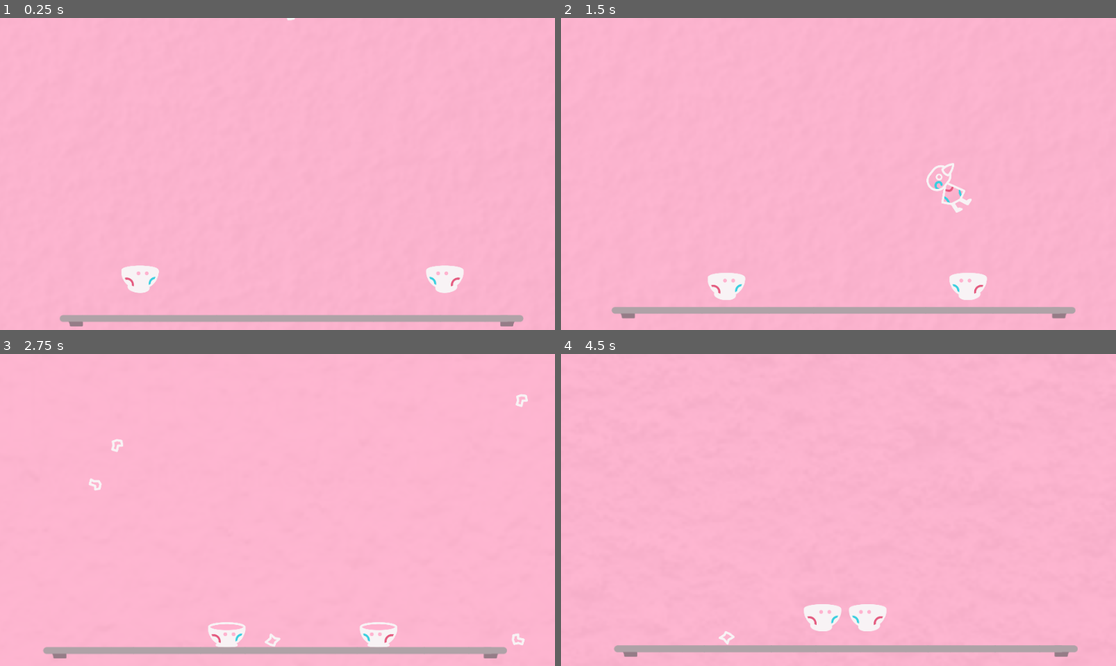
Above: before the commit, frames 1-4 (two rows, left to right).
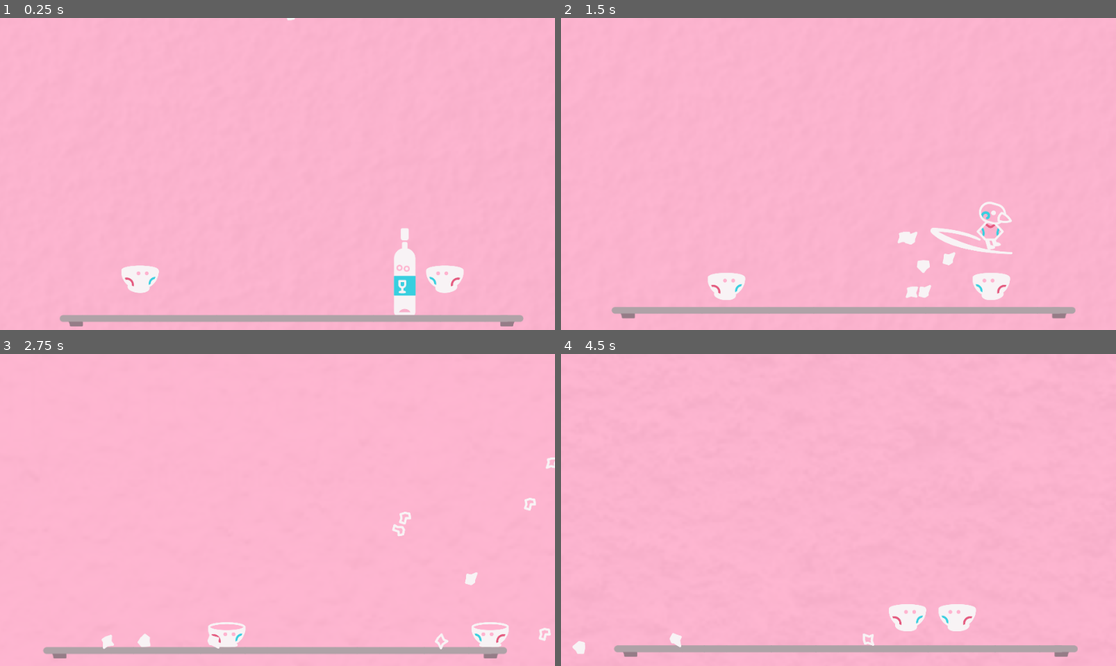
Above: after the commit, the same moments.

Repository: TrueNarwhak/Glassware
Game: Godot game, scene res://rooms/Controller.tscn
Same seed, same stepped clock (60 frames per second), same inputs: the game is played once before the commit and once after it.
Inputs (mouse positions are in pixels of both pictures, inside the frame that each line leads up to):
- Up to frame 1 (0.25 s): no input
- Up to frame 2 (1.5 s): tap Enter (ui_accept) at 0.5 s; move the mouse to (960, 158) at 0.52 s; hold D (move_right) from 0.53 s (still down); click (960, 158) at 0.6 s; tap Space (jump) at 0.77 s; move the mouse to (727, 189) at 1.27 s; click (727, 189) at 1.35 s
- Up to frame 3 (2.75 s): tap Space (jump) at 1.52 s; move the mouse to (333, 441) at 2.02 s; release D (move_right) at 2.03 s; hold A (move_left) from 2.03 s (still down); click (333, 441) at 2.1 s
- Up to frame 4 (4.5 s): move the mouse to (810, 572) at 2.77 s; release A (move_left) at 2.78 s; hold D (move_right) 2.78-4.28 s; click (810, 572) at 2.85 s; tap Space (jump) at 3.02, 3.77 s; move the mouse to (1005, 556) at 3.52 s; click (1005, 556) at 3.6 s; move the mouse to (672, 463) at 4.27 s; hold A (move_left) from 4.28 s (still down); click (672, 463) at 4.35 s

The runs differ from the first frame. In frame 1, 0.9% of the frame differs, in the area x 70-75%, y 67-96%; in frame 2, 2.1%, in the area x 60-82%, y 46-91%; in frame 3, 1.5%; in frame 4, 2.0%.

Commit message:
Clean up enemy code

Diff:
--- a/Glass Like/objects/foes/Champaign.gd
+++ b/Glass Like/objects/foes/Champaign.gd
@@ -16,6 +16,7 @@
 var motion = Vector2.ZERO
 var current_jump_distance = jump_distance
 
+onready var sprites = $KinematicBody2D/Sprites
 onready var body = $KinematicBody2D
 onready var bottle_sprite = $KinematicBody2D/Sprites/Bottle
 onready var label_sprite = $KinematicBody2D/Sprites/Label
@@ -23,10 +24,11 @@
 # --------------------------------------------------------------- #
 
 func _ready():
-	pass
+	randomize()
 
 func _physics_process(delta):
 
+	# Physics
 	if !body.is_on_floor():
 		motion.x -= accel * delta * target_fps
 		motion.x = clamp(motion.x, -current_jump_distance, current_jump_distance)
@@ -39,6 +41,7 @@
 
 	motion = body.move_and_slide(motion, Vector2.UP)
 
+	# Move anim
 	if player.get_global_position().x >= body.global_position.x:
 		bottle_sprite.flip_h = true
 		label_sprite.flip_h = true
@@ -48,6 +51,7 @@
 		label_sprite.flip_h = false
 		current_jump_distance = jump_distance
 
+	# Falling Anim
 	if motion.y > 0:
 		bottle_sprite.play("Fall")
 		label_sprite.play("Fall")
@@ -55,6 +59,7 @@
 		bottle_sprite.play("Jump")
 		label_sprite.play("Jump")
 
+	# Explode on timeout anim
 	if body.is_on_floor() and $KinematicBody2D/JumpTimer.time_left > 0:
 		bottle_sprite.play("default")
 		label_sprite.play("default")
@@ -64,7 +69,6 @@
 
 		cap.show()
 		cap.position.y -= cap_speed
-
 
 
 
--- a/Glass Like/objects/foes/Cup.gd
+++ b/Glass Like/objects/foes/Cup.gd
@@ -21,6 +21,7 @@
 
 func _physics_process(delta):
 
+	# Physicis
 	if !body.is_on_floor():
 		motion.x -= accel * delta * target_fps
 		motion.x = clamp(motion.x, -current_jump_distance, current_jump_distance)
@@ -35,6 +36,7 @@
 
 	motion = body.move_and_slide(motion, Vector2.UP)
 
+	# Face Player
 	if player.get_global_position().x >= body.global_position.x:
 		sprite.flip_h = true
 		current_jump_distance = -jump_distance
--- a/Glass Like/objects/foes/Kettle.gd
+++ b/Glass Like/objects/foes/Kettle.gd
@@ -20,6 +20,8 @@
 	pass
 
 func _physics_process(delta):
+
+	# Face player
 	sprite.rotation_degrees = lerp(sprite.rotation_degrees, rad2deg(get_angle_to(player.position)) + 90, aim_speed)
 #	sprite.rotation_degrees = rad2deg(get_angle_to(get_node("../Player").position)) + 90
 
--- a/Glass Like/rooms/stages/Stage 1.tscn
+++ b/Glass Like/rooms/stages/Stage 1.tscn
@@ -1,6 +1,7 @@
-[gd_scene load_steps=7 format=2]
+[gd_scene load_steps=8 format=2]
 
 [ext_resource path="res://rooms/stage.gd" type="Script" id=1]
+[ext_resource path="res://objects/foes/Champaign.tscn" type="PackedScene" id=2]
 [ext_resource path="res://objects/foes/Cup.tscn" type="PackedScene" id=3]
 [ext_resource path="res://objects/ItemSpawner.tscn" type="PackedScene" id=4]
 [ext_resource path="res://images/stage/Asset 80.png" type="Texture" id=5]
@@ -20,6 +21,9 @@
 
 [node name="Cup2" parent="Enemies" instance=ExtResource( 3 )]
 position = Vector2( 800, 416 )
+
+[node name="Champaign" parent="Enemies" instance=ExtResource( 2 )]
+position = Vector2( 688, 416 )
 
 [node name="ItemSpawner" parent="." instance=ExtResource( 4 )]
 position = Vector2( 480, 200 )
